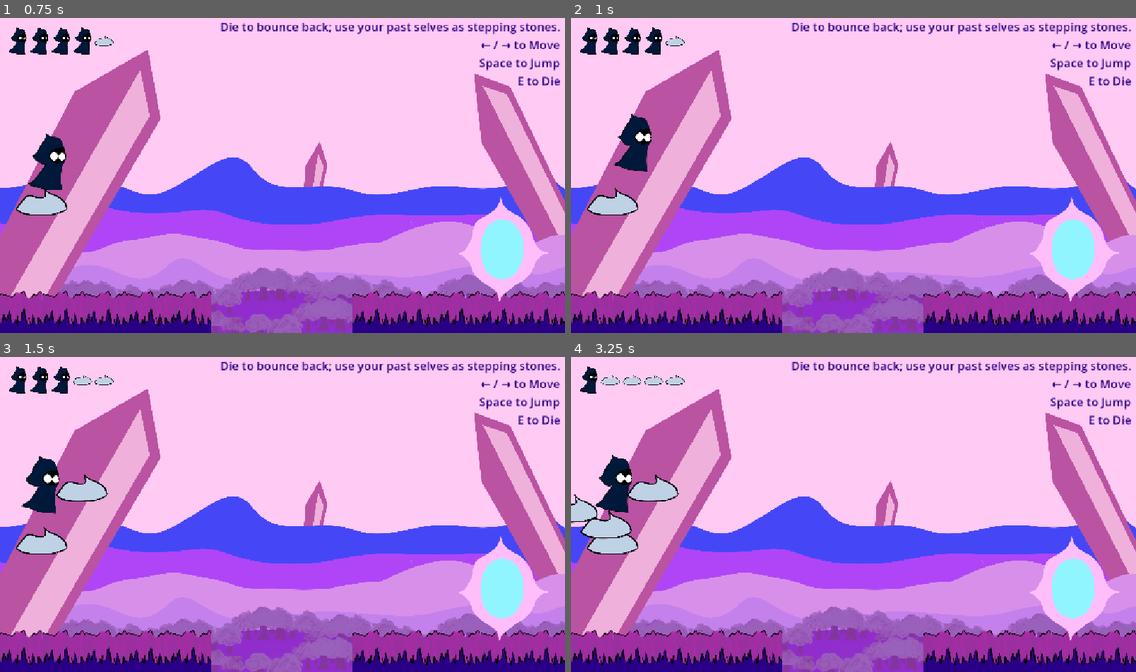
Above: before the commit, frames 1-4 (two rows, left to right).
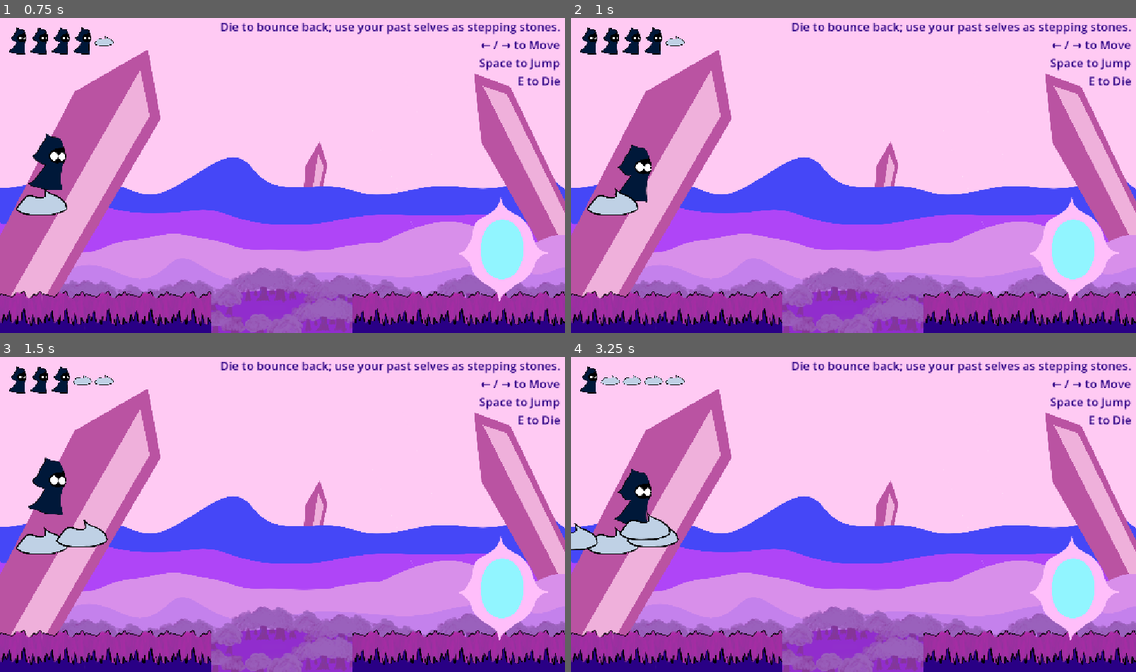
Above: after the commit, the same moments.

Repository: tomateaux/Haven-2026
Game: Godot game, scene res://Level1.tscn
Same seed, same stepped clock (60 frames per second), same inputs: the game is played once before the commit and once after it. This scene is started directly instead of the project's main scene.
Inputs:
- Up to frame 1 (0.75 s): tap Enter (ui_accept) at 0.5 s; hold Right (ui_right) from 0.53 s (still down); tap E (die) at 0.6 s
- Up to frame 2 (1 s): keep holding Right (ui_right); tap Enter (ui_accept) at 0.77 s
- Up to frame 3 (1.5 s): keep holding Right (ui_right); tap E (die) at 1.35 s
- Up to frame 4 (3.25 s): tap Enter (ui_accept) at 1.52, 3.02 s; release Right (ui_right) at 2.03 s; hold Left (ui_left) 2.03-2.78 s; tap E (die) at 2.1, 2.85 s; hold Right (ui_right) from 2.78 s (still down)

Frame 1 is identical in both runs. In frame 2, 1.0% of the frame differs, in the area x 7-15%, y 30-59%; in frame 3, 1.5%; in frame 4, 3.2%, in the area x 0-20%, y 31-62%.

Commit message:
fix: adjust Player collision shape

Diff:
--- a/Player.tscn
+++ b/Player.tscn
@@ -101,7 +101,7 @@
 [ext_resource type="Texture2D" uid="uid://cnirswtpsxiv7" path="res://Character Sprite Walk Right/Folder 1 Copy/24.png" id="99_bda7h"]
 
 [sub_resource type="RectangleShape2D" id="RectangleShape2D_coidh"]
-size = Vector2(166.5, 286.5)
+size = Vector2(111.125, 241.25)
 
 [sub_resource type="SpriteFrames" id="SpriteFrames_oy1yn"]
 animations = [{
@@ -427,6 +427,7 @@
 texture = ExtResource("3_cxr5p")
 
 [node name="CollisionShape2D" type="CollisionShape2D" parent="." unique_id=924741065]
+position = Vector2(0, -22.625)
 shape = SubResource("RectangleShape2D_coidh")
 
 [node name="Outline" type="AnimatedSprite2D" parent="." unique_id=240133860]
